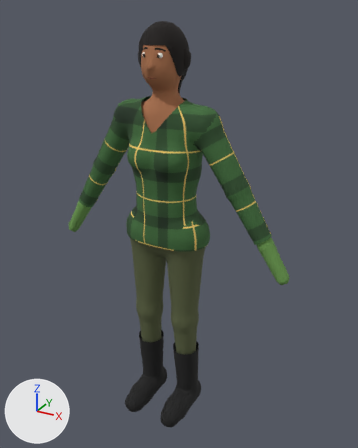
An edit to the glTF model rhc-android/app/src/gamersFemaleHomevisits/assets/figures/aroha.glb, drawn before and after from the same camera.
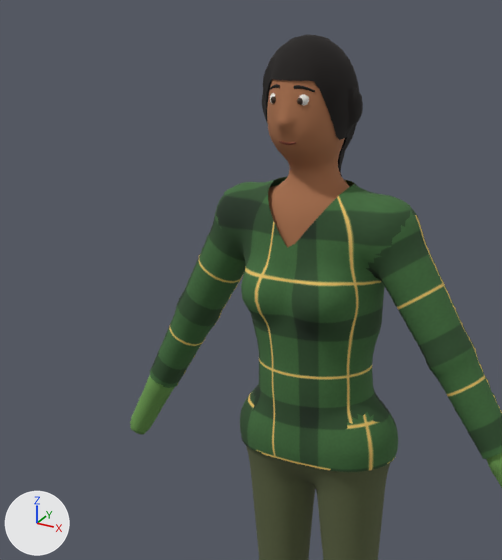
Old and new are each drawn whole from a 50 mm camera at (0.964, -1.648, 1.746) aimed at (0.047, 0.02, 0.913) and again close up on the part from 0% to 74% of the width and 1% to 67% of the height. Arrows for +X, +Y and +Z are at lower left; the lights stay in place. The older version's two pictures come first. Vertices at exactly the same position are counted once.

Objects in the first close-up: 'Body', 'gloves', 'hair-bob', 'shirt', 'trousers'.
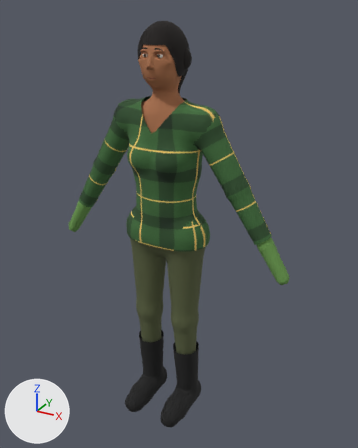
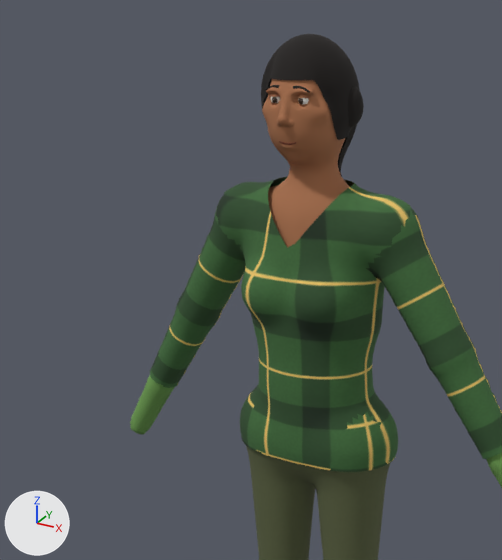
Where the change shows, as pixel boxes [x1, y1, x2, y2] in the close-ups (502 x 560 px):
```json
{"object": "Body", "change": "reshaped", "before": [267, 79, 350, 248], "after": [262, 79, 350, 248]}
{"part": 1, "of": "me_body", "change": "added", "after": [293, 86, 310, 93]}
{"part": 2, "of": "me_body", "change": "built on", "before": [267, 79, 345, 150], "after": [262, 79, 345, 150]}
{"part": 3, "of": "me_shirt", "change": "surface changed", "before": [218, 180, 410, 470], "after": [218, 180, 410, 470]}
```

Scene script edits in JSON lines:
```json
{"block": "me_body", "where": "# used by ob_body; location = (0.0, 0.0, 0.0)"}
{"op": "remove", "block": "me_body", "code": "me_body.from_pydata(...)  # 1288 vertices, 2361 faces; spans x -0.453..0.454, y -0.113..0.078, z 0.903..1.653"}
{"op": "add", "block": "me_body", "code": "me_body.from_pydata(...)  # 4711 vertices, 8942 faces; spans x -0.453..0.454, y -0.121..0.078, z 0.903..1.646"}
{"block": "me_body", "change": "me_body part 1: a new loose piece of 54 vertices spanning x 0.015..0.049, y -0.1..-0.092, z 1.603..1.614, in mat_brows (black #0e0705)"}
{"block": "me_body", "change": "me_body part 2: 14 vertices moved within x -0.074..0.048, y -0.108..0.004, z 1.469..1.6; 739 vertices removed from x -0.077..0.078, y -0.113..0.039, z 1.459..1.653; 3654 vertices added at x -0.075..0.075, y -0.121..0.04, z 1.445..1.646"}
{"block": "me_body", "change": "other edits to the shape of me_body do not show in these pictures"}
{"block": "me_shirt", "where": "me_shirt.from_pydata(...)  # 4238 vertices, 8187 faces; spans x -0.453..0.453, y -0.131..0.117, z 0.848..1.427"}
{"block": "me_shirt", "where": "# used by ob_shirt; location = (0.0, 0.0, 0.0)"}
{"block": "me_shirt", "change": "me_shirt part 3: texture (UV) coordinates of 5139 of 8187 faces, centred in x -0.212..0.214, y -0.13..0.117, z 0.849..1.427, changed; they spanned u -1.98..2.06, v -1.55..1.3 and now span u -1.48..1.55, v -1.55..1.3"}
```
